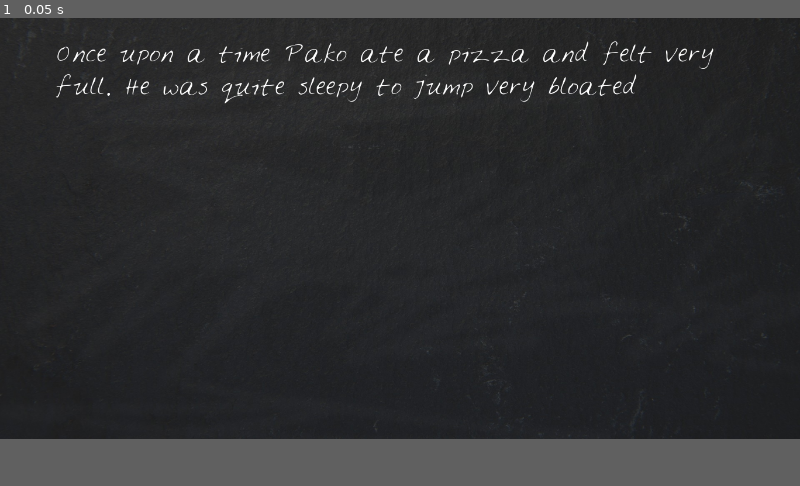
Above: before the commit, frame 1.
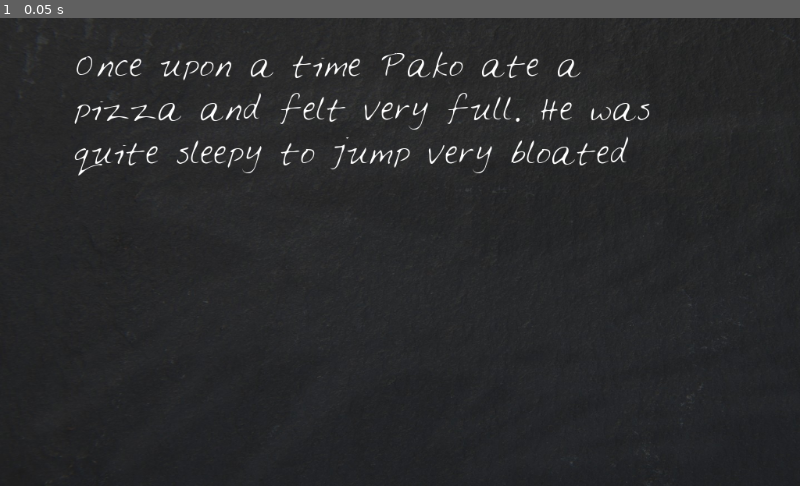
Above: after the commit, the same moment.

Repository: psstoyanov/Looney_Lips
Game: Godot game, scene res://LooneyLips.tscn
Same seed, same stepped clock (60 frames per second), same inputs: the game is played once before the commit and once after it.
Inputs:
- Up to frame 1 (0.05 s): no input
The window is 800x421 before the commit and 800x468 after it. Grey fills any space a smaller window leaves; there, only what the larger window draws over its background counts as a difference.

The runs differ from the first frame. In frame 1, 3.3% of the frame differs, in the area x 7-100%, y 4-96%.

Commit message:
S2L9 - RichTextLabel bb_code text
Use bbcode_text for RichTextLabel Node

Diff:
--- a/LooneyLips.gd
+++ b/LooneyLips.gd
@@ -4,5 +4,5 @@
 	var promt = ["Pako", "pizza", "full","sleepy","jump","bloated"]
 	var story = "Once upon a time %s ate a %s and felt very %s. He was quite %s to %s very %s"
 
-	$Blackboard/StoryText.text = story % promt
+	$Blackboard/StoryText.bbcode_text = story % promt
 	print(story % promt)
--- a/LooneyLips.tscn
+++ b/LooneyLips.tscn
@@ -41,8 +41,8 @@
 anchor_bottom = 0.0
 margin_left = 93.0
 margin_top = 36.0
-margin_right = 1275.0
-margin_bottom = 530.0
+margin_right = 923.0
+margin_bottom = 519.0
 rect_pivot_offset = Vector2( 0, 0 )
 rect_clip_content = true
 mouse_filter = 0
@@ -50,15 +50,15 @@
 size_flags_horizontal = 1
 size_flags_vertical = 1
 custom_fonts/normal_font = SubResource( 1 )
-bbcode_enabled = false
-bbcode_text = ""
+bbcode_enabled = true
+bbcode_text = "Placeholder text"
 visible_characters = -1
 percent_visible = 1.0
 meta_underlined = true
 tab_size = 4
-text = "Placeholder Text"
+text = "Placeholder text"
 scroll_active = true
 scroll_following = false
 selection_enabled = false
 override_selected_font_color = false
-_sections_unfolded = [ "custom_fonts" ]
+_sections_unfolded = [ "BBCode", "custom_fonts" ]
--- a/project.godot
+++ b/project.godot
@@ -16,8 +16,6 @@
 
 [display]
 
-window/size/width=1368
-window/size/height=720
 window/height=false
 
 [rendering]
